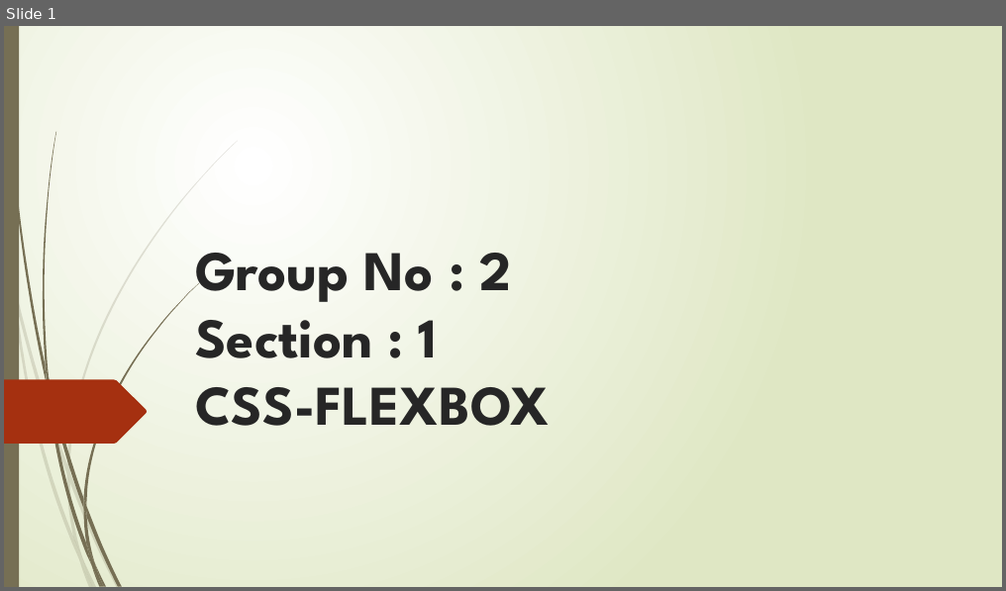
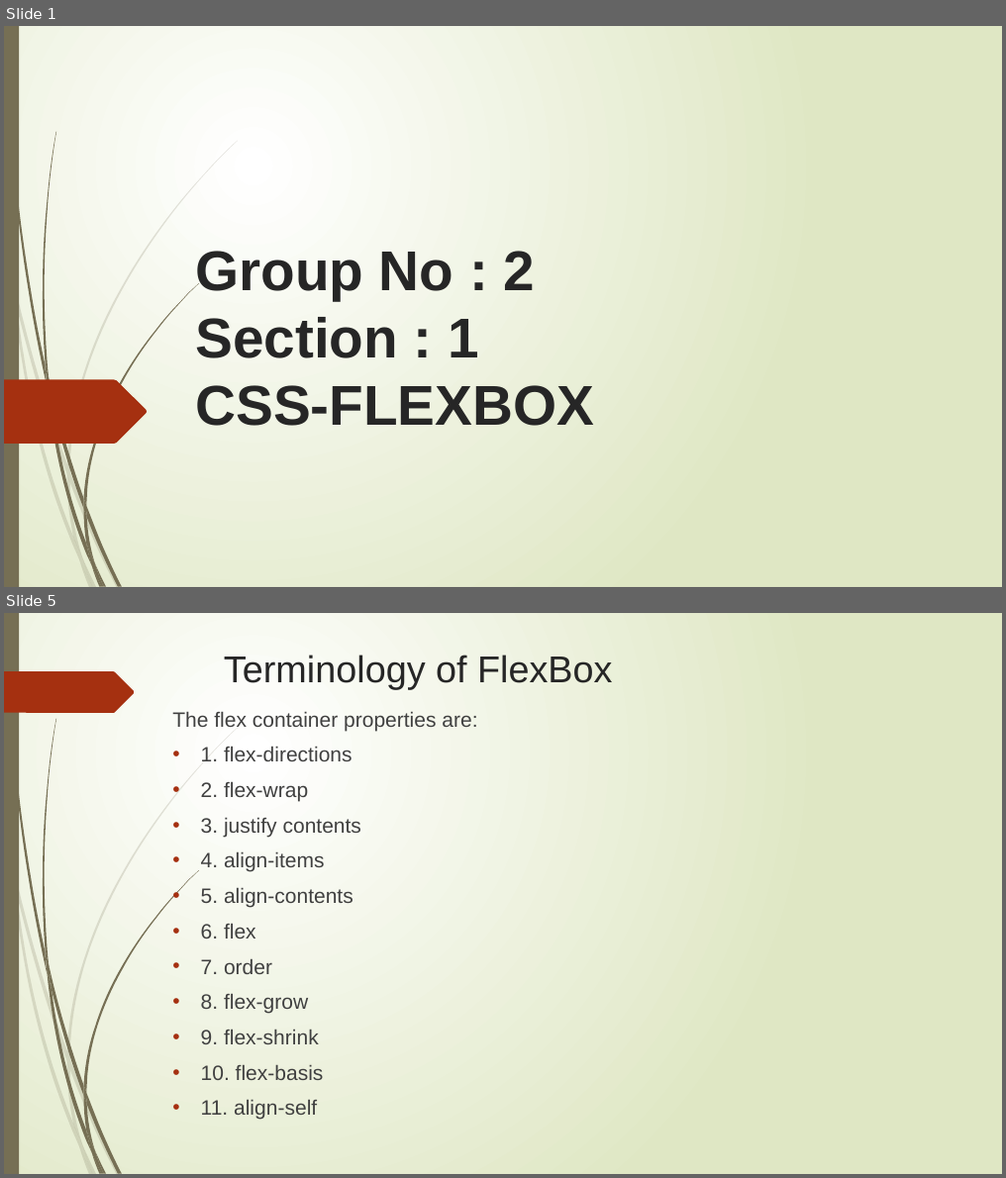
Before and after one commit to Rithima-Reddy/CSS-FLEXBOX, a slide deck: Group No.pptx. Shown one above the other, each under a label of ours: slide 1 before the commit, slides 1 and 5 after it; the slides between them are not shown. The pictures are 1006x591 and 1006x1178 pixels, drawn with LibreOffice and Linux fonts; fonts in the diff are those of the drawing. Boxes give left, top, right and bottom in pixels: in the first picture for what was removed or moved away, otherwise in the second. Text is boxed around its words. In the diff, an @@ line names an element or a change of style, - is before the commit and + after.

Commit message:
Added the contents in ppt

```diff
--- a/Group No.pptx
+++ b/Group No.pptx
@@ slide 5 added at (4, 613, 1002, 1174), background gradient #FFFFFF to #DFE8C4; not listed: 23 template elements that a slide beside it also shows @@
@@ freeform shape added at (4, 671, 135, 713), fill #A53010 @@
@@ title added at (224, 655, 612, 689), 36 pt, text #262626 @@
+Terminology of FlexBox
@@ text added at (172, 711, 477, 1120), 20 pt, text #404040 @@
+The flex container properties are:
+• 1. flex-directions
+• 2. flex-wrap
+• 3. justify contents
+• 4. align-items
+• 5. align-contents
+• 6. flex
+• 7. order
+• 8. flex-grow
+• 9. flex-shrink
+• 10. flex-basis
+• 11. align-self
@@ slide 1 changed as well @@
@@ title "Group No : 2 Section ..." at (195, 251, 594, 426): font League Spartan to Arial @@
```
Also in this commit, not shown: 1 other slide changed, 6 other slides added, 3 slides removed.
